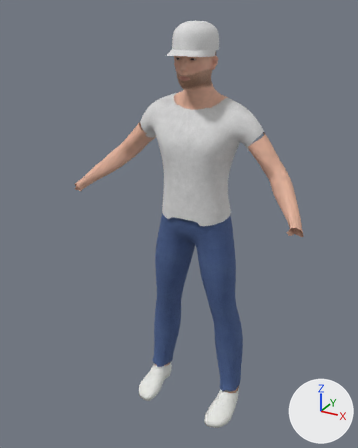
The glTF model app/src/main/assets/game/models/people/guest_m2.glb as it was, and as the next commit left it.
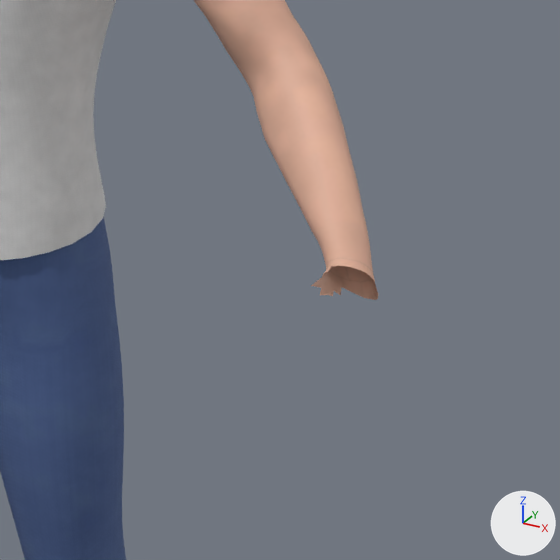
The first picture shows the older version from a 50 mm lens placed at (0.985, -1.995, 1.975), pointed at (-0.038, -0.134, 1.044). The close-ups show the older and then the newer version on the part from 57% to 98% of the width and 35% to 68% of the height of that picture. Only the edits that show in the close-ups are written down. Arrows for +X, +Y and +Z are at lower right; the lights stay in place. Vertices at exactly the same position are counted once.

Names of what the first close-up shows: 'Body', 'Jeans', 'Shirt'.
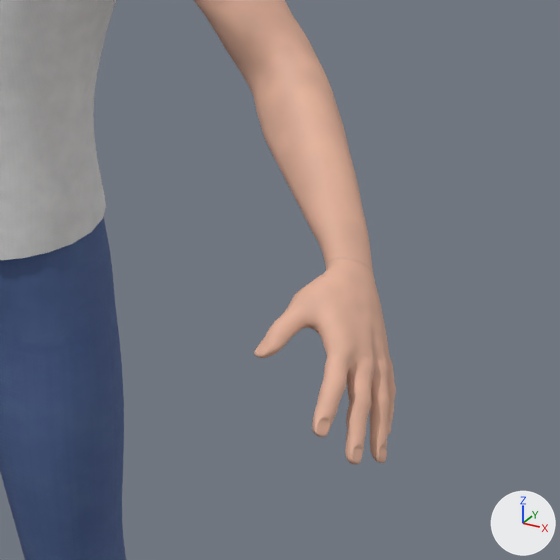
Scene script edits in JSON lines:
```json
{"block": "me_body", "where": "# used by ob_body; location = (0.0, 0.0, 0.0)"}
{"op": "remove", "block": "me_body", "code": "me_body.from_pydata(...)  # 5556 vertices, 10856 faces; spans x -0.57..0.57, y -0.27..0.06, z 0.05..1.9"}
{"op": "add", "block": "me_body", "code": "me_body.from_pydata(...)  # 8654 vertices, 17100 faces; spans x -0.62..0.62, y -0.41..0.06, z 0.05..1.9"}
{"block": "me_body", "change": "me_body part 1: 1549 vertices added at x 0.48..0.62, y -0.41..-0.23, z 1.03..1.19"}
{"block": "me_body", "change": "other edits to the shape of me_body do not show in these pictures"}
```

Pixel boxes [x1, y1, x2, y2] of what changed, in the close-ups (560 x 560 px):
```json
{"object": "Body", "change": "reshaped", "before": [194, 0, 378, 300], "after": [194, 0, 396, 465]}
{"part": 1, "of": "me_body", "change": "added", "after": [254, 266, 396, 465], "on screen": "beige"}
```
